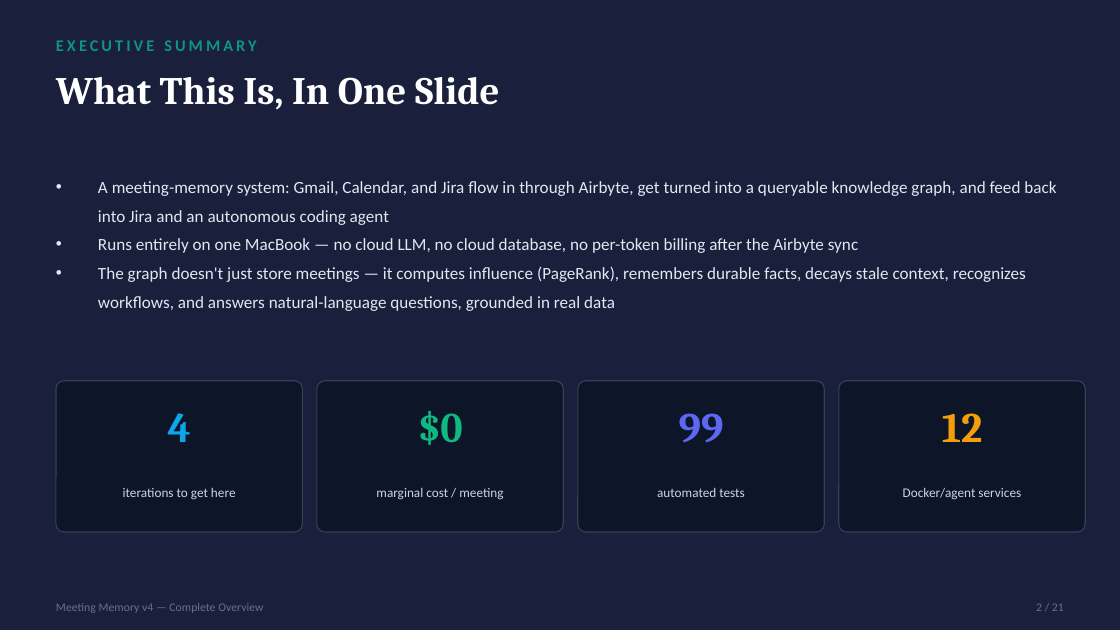
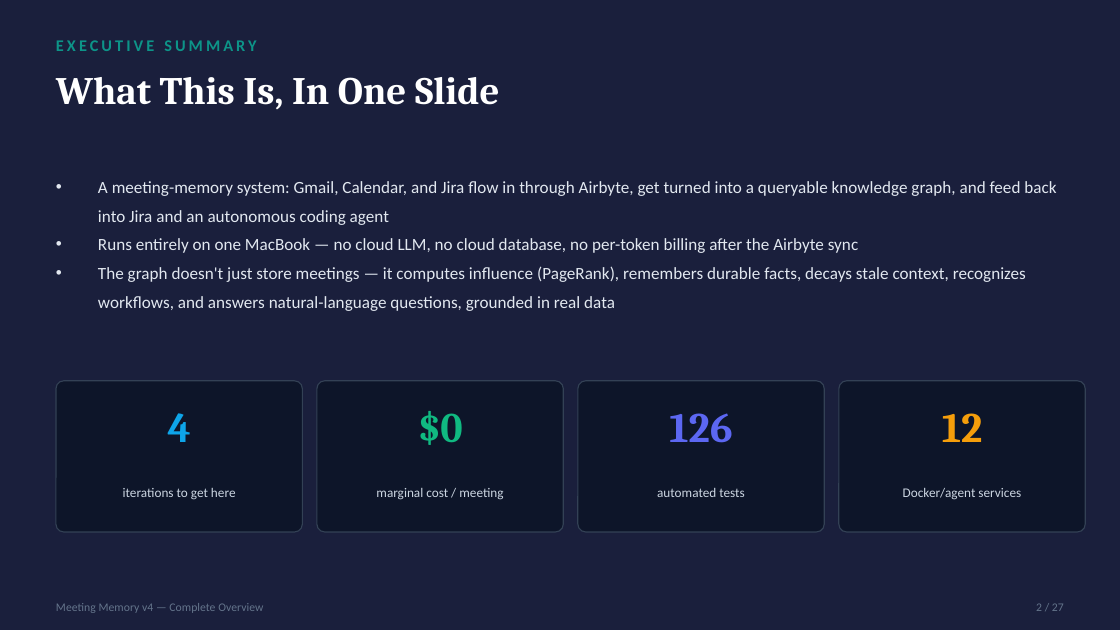
Before and after one commit to shubham-gaur-x/airbyte-lm-studio-memgraph, a slide deck: slide 2 of docs/demo_assets/Meeting_Memory_v4_Overview.pptx. Drawn at 1120x630 pixels with LibreOffice and Linux fonts; fonts in the diff are those of the drawing. Boxes give left, top, right and bottom in pixels: in the first picture for what was removed or moved away, otherwise in the second. Text is boxed around its words. In the diff, an @@ line names an element or a change of style, - is before the commit and + after.

```diff
--- a/docs/demo_assets/Meeting_Memory_v4_Overview.pptx
+++ b/docs/demo_assets/Meeting_Memory_v4_Overview.pptx
@@ text at [669,413,732,443]: text changed @@
-99
+126
@@ text at [1036,603,1064,611]: text changed @@
-2 / 21
+2 / 27
```
Also in this commit, not shown: 18 other slides changed, 7 slides added, 7 other files.
